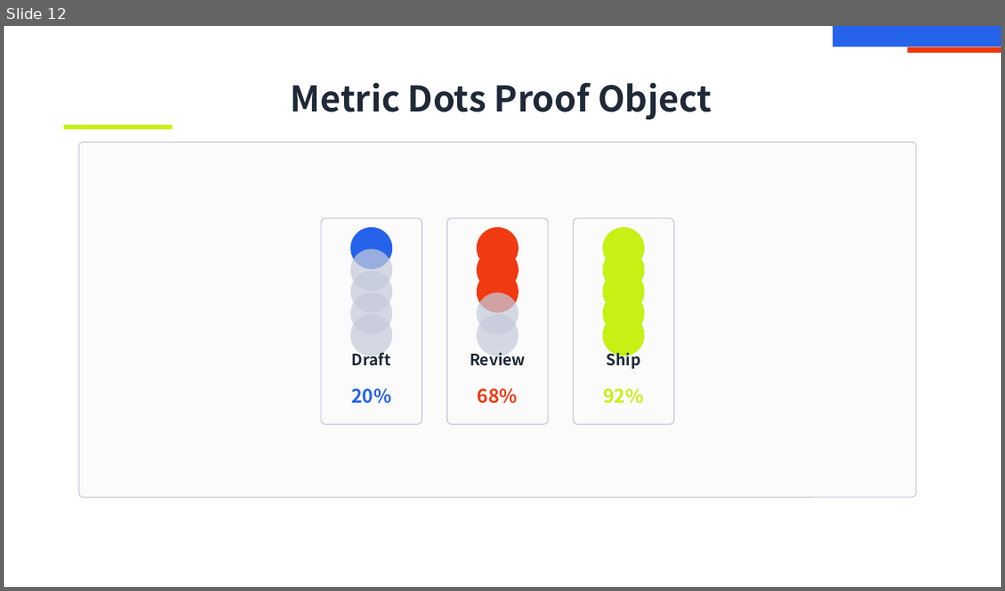
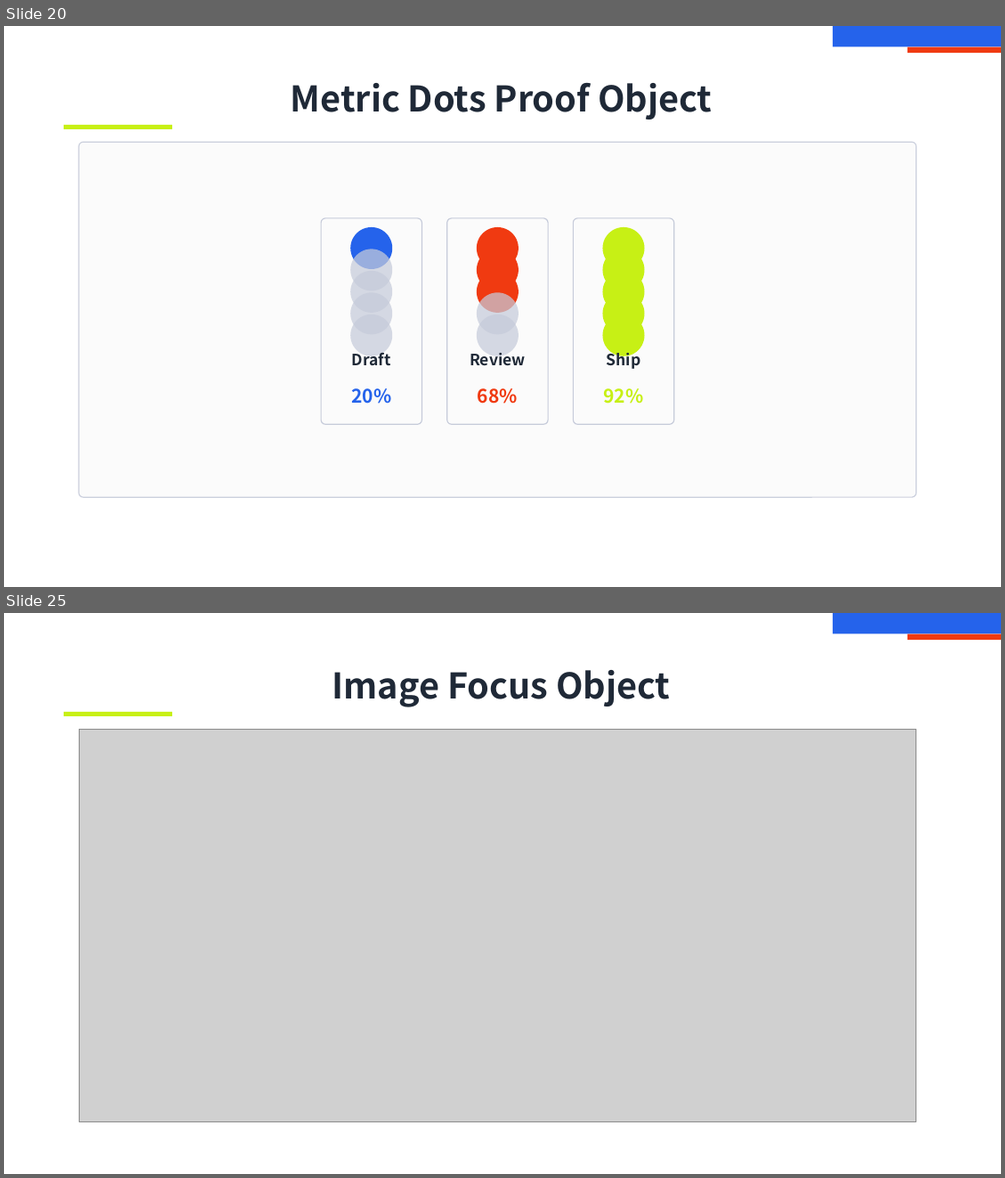
Before and after one commit to ch040602/mdpr-skill, a slide deck: artifacts/intro-decks/element-catalog/deck.pptx. Shown one above the other, each under a label of ours: slide 12 before the commit, slides 20 and 25 after it; the slides between them are not shown. The pictures are 1005x591 and 1005x1178 pixels, drawn with LibreOffice and Linux fonts; fonts in the diff are those of the drawing; grey boxes stand for pictures. Boxes give left, top, right and bottom in pixels: in the first picture for what was removed or moved away, otherwise in the second. Text is boxed around its words. In the diff, an @@ line names an element or a change of style, - is before the commit and + after.

Commit message:
Expand MDPR object catalog deck

```diff
--- a/artifacts/intro-decks/element-catalog/deck.pptx
+++ b/artifacts/intro-decks/element-catalog/deck.pptx
@@ slide 25 added at bbox=[4, 613, 1001, 1174], background #FFFFFF @@
@@ rectangle added at bbox=[833, 613, 1001, 634], fill #2563EB @@
@@ rectangle added at bbox=[907, 634, 1001, 640], fill #F03A11 @@
@@ text added at bbox=[332, 670, 670, 707], 34 pt, text #1F2937, bold @@
+Image Focus Object
@@ rectangle added at bbox=[64, 712, 172, 716], fill #C7F015 @@
@@ picture added at bbox=[79, 729, 916, 1121] @@
@@ what was slide 12 is now slide 20 @@
```
Also in this commit, not shown: 7 slides changed, 14 other slides added, 1 slide removed, 36 other files.
